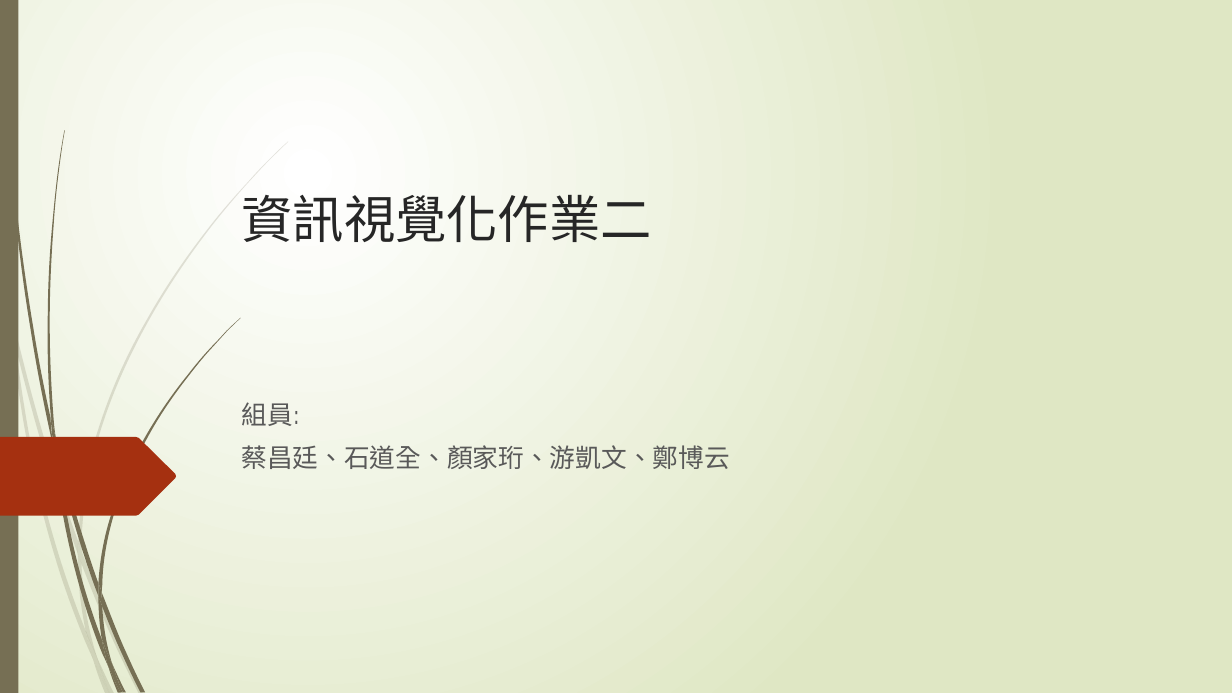
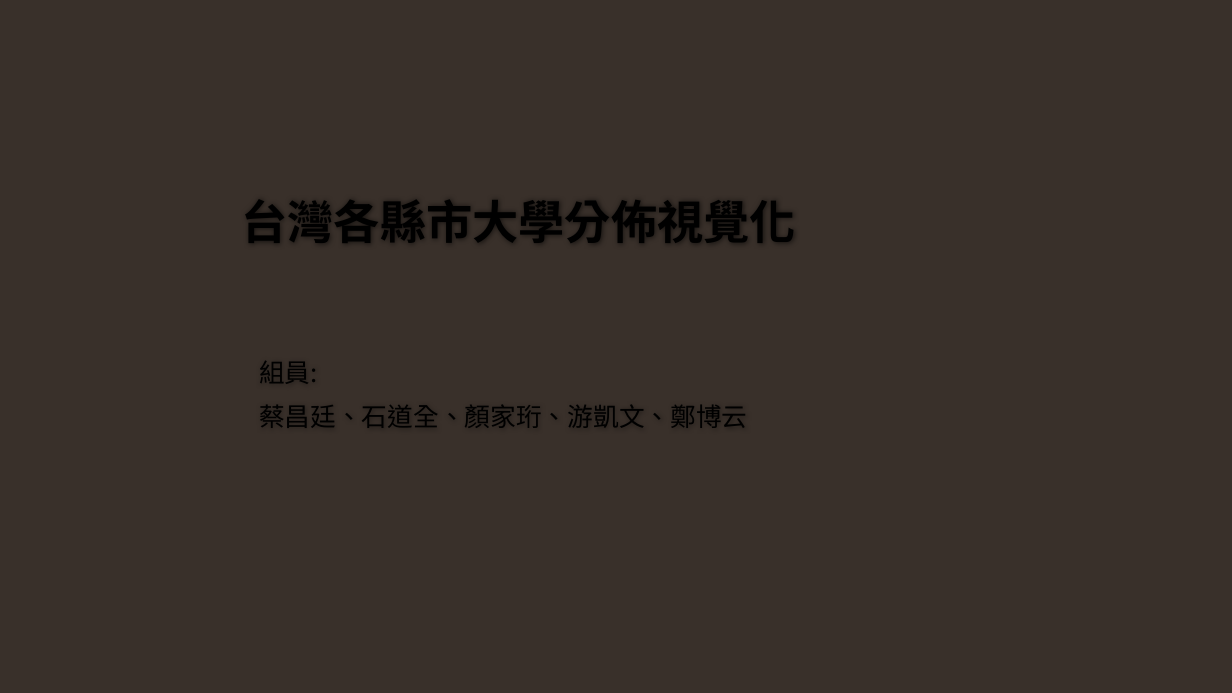
Before and after one commit to VegetableTing/1052_ITV, a slide deck: slide 1 of HW_2/資訊視覺化作業二.pptx. Drawn at 1232x693 pixels with LibreOffice and Linux fonts; fonts in the diff are those of the drawing; background and template pictures are left out. Boxes give left, top, right and bottom in pixels: in the first picture for what was removed or moved away, otherwise in the second. Text is boxed around its words. In the diff, an @@ line names an element or a change of style, - is before the commit and + after.

```diff
--- a/HW_2/資訊視覺化作業二.pptx
+++ b/HW_2/資訊視覺化作業二.pptx
@@ background gradient #FFFFFF to #DFE8C4 to #39302A @@
@@ rectangle removed at <box>0,0,18,693</box> @@
@@ title at <box>241,200,795,243</box>: text changed; size 40 to 36 pt; font TeX Gyre Adventor to Noto Sans CJK SC; text colour #262626 to #000000; bold on @@
-資訊視覺化作業二
+台灣各縣市大學分佈視覺化
@@ subtitle "組員:": place and size @@
-subtitle "組員:" at <box>241,402,729,469</box>
+subtitle "組員:" at <box>259,361,747,428</box>
@@ subtitle "組員:" at <box>259,361,747,428</box>: font TeX Gyre Adventor to Noto Sans CJK SC, text colour #595959 to #000000 @@
@@ freeform shape removed at <box>0,437,177,516</box> @@
@@ group removed at <box>0,141,288,693</box>: 10 freeform shapes @@
@@ group removed at <box>3,0,240,693</box>: 12 freeform shapes @@
```
Also in this commit, not shown: 6 slides added, 3 slides removed, 4 other files.
